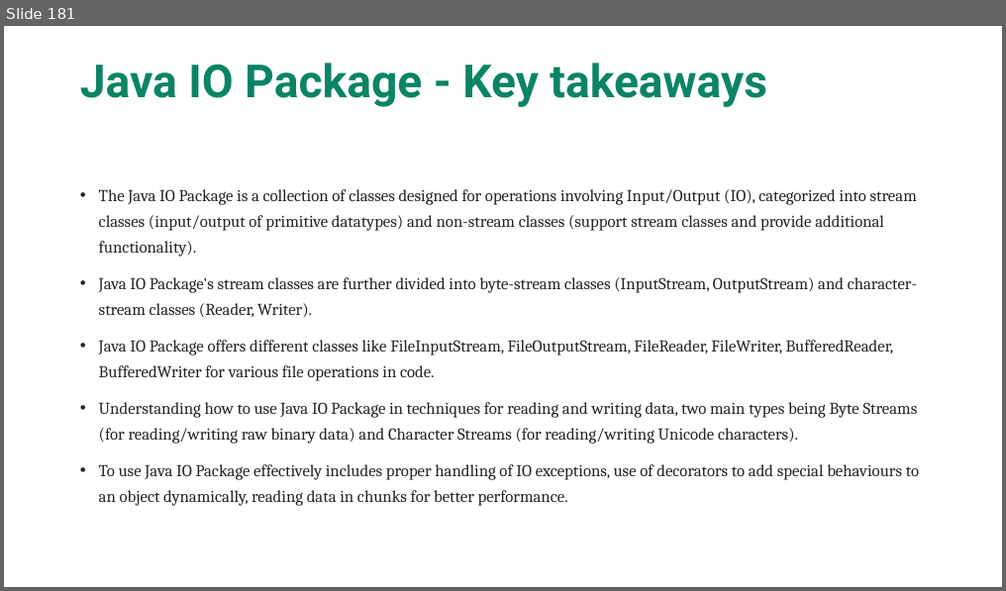
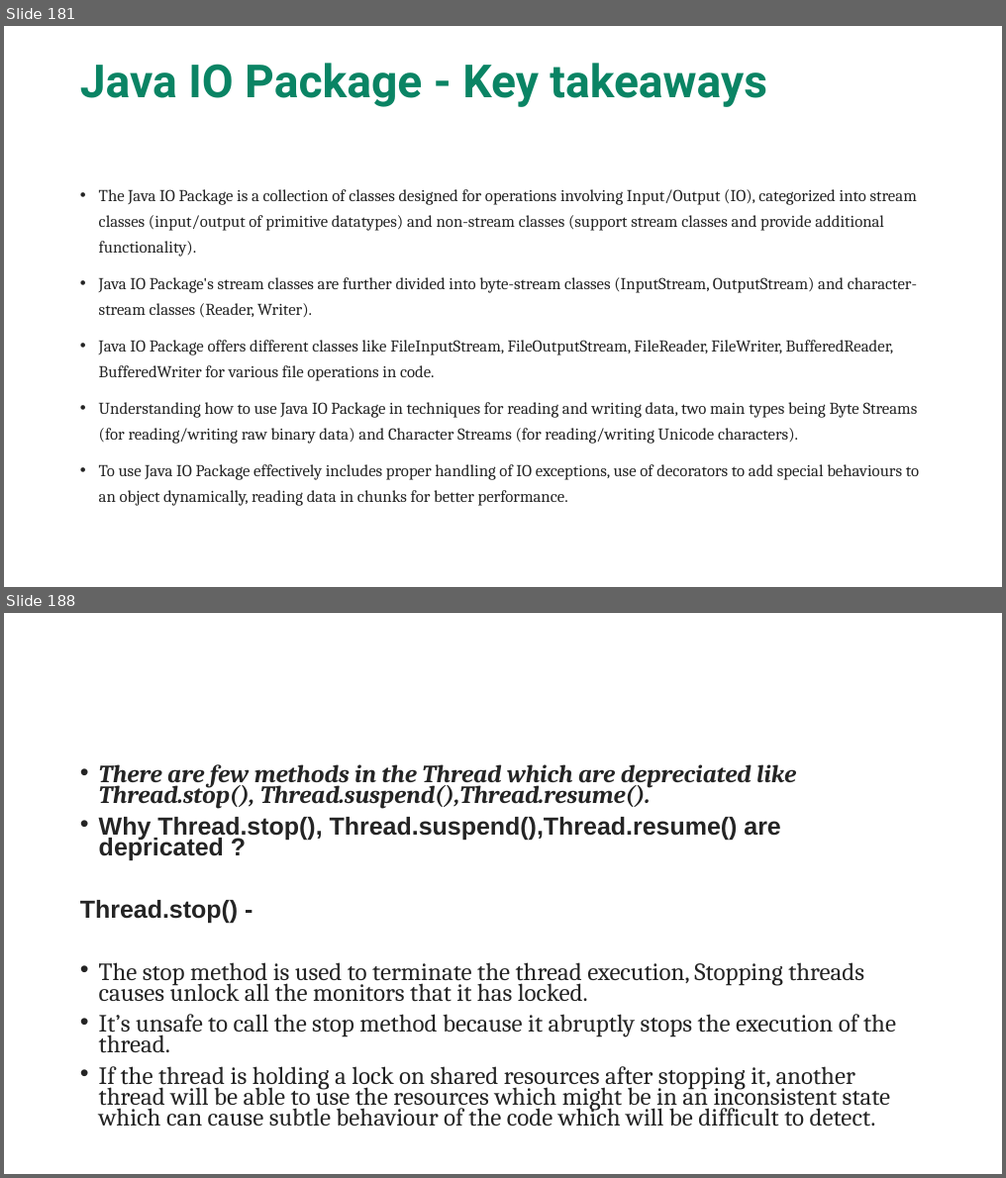
Before and after one commit to maddireddy/Core-Java, a slide deck: Notes/Core_Java.pptx. Shown one above the other, each under a label of ours: slide 181 before the commit, slides 181 and 188 after it; the slides between them are not shown. The pictures are 1006x591 and 1006x1178 pixels, drawn with LibreOffice and Linux fonts; fonts in the diff are those of the drawing. Boxes give left, top, right and bottom in pixels: in the first picture for what was removed or moved away, otherwise in the second. Text is boxed around its words. In the diff, an @@ line names an element or a change of style, - is before the commit and + after.

```diff
--- a/Notes/Core_Java.pptx
+++ b/Notes/Core_Java.pptx
@@ slide 188 added at (4,613,1002,1174), background #FFFFFF @@
@@ text added at (80,764,896,1127), 23.8 pt, text #242424 @@
+• There are few methods in the Thread which are depreciated like Thread.stop(), Thread.suspend(),Thread.resume().
+• Why Thread.stop(), Thread.suspend(),Thread.resume() are depricated ?
+Thread.stop() -
+• The stop method is used to terminate the thread execution, Stopping threads causes unlock all the monitors that it has locked.
+• It’s unsafe to call the stop method because it abruptly stops the execution of the thread.
+• If the thread is holding a lock on shared resources after stopping it, another thread will be able to use the resources which might be in an inconsistent state which can cause subtle behaviour of the code which will be difficult to detect.
```
Also in this commit, not shown: 22 other slides added, 12 other files.
